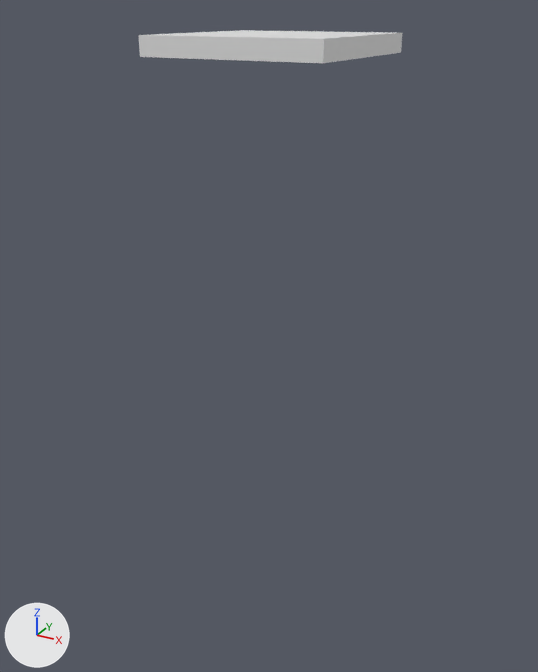
Renders of the Blender file MapObjects/Trapdoor/Trapdoor.blend from each side of a commit.
Camera for both pictures: a 50 mm lens placed at (3.92, -7.3, -0.76), pointed at (-0.07, -0.04, -4.39). The lights are fixed; the arrows at lower left show +X, +Y and +Z. The older version comes first.

In view in the first picture: 'Left', 'Right'.
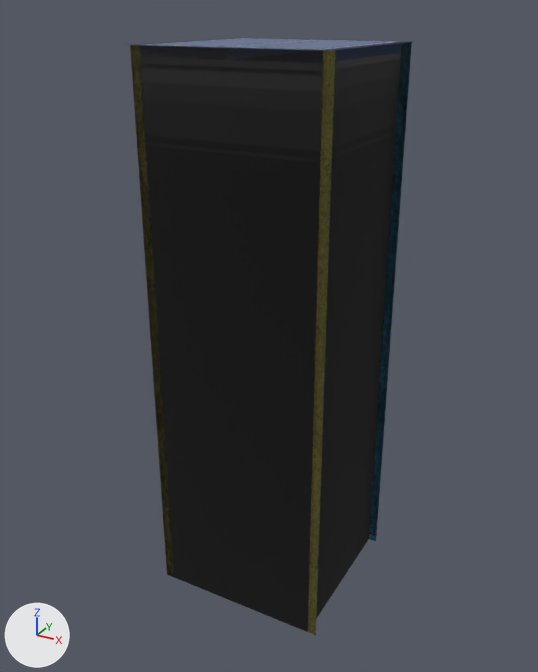
The newer file is also rescaled (x0.9), turned or shifted as a whole; pictures and numbers use the older file's frame.

Scene script edits in JSON lines:
```json
{"op": "add", "block": "img_image_0", "code": ["img_image_0 = load_image('Image_0', '_unpacked/Image_0', 512, 512, 'sRGB')"]}
{"op": "add", "block": "mat_material_0", "code": ["mat_material_0 = bpy.data.materials.new('Material_0')", "# uses the picture img_image_0"]}
{"block": "me_cube", "where": "# used by ob_left; location = (-0.5, 0.0, -1.1); scale = (0.5, 1.0, 0.1)"}
{"op": "remove", "block": "me_cube", "code": "me_cube.from_pydata(...)  # 8 vertices, 6 faces; spans x -1.0..1.0, y -1.0..1.0, z -1.0..1.0"}
{"op": "remove", "block": "me_cube", "code": "me_cube.materials.append(mat_material)  # white #e7e7e7"}
{"op": "add", "block": "me_cube", "code": "me_cube.from_pydata(...)  # 24 vertices, 12 faces; spans x -1.0..1.0, y -1.0..1.0, z -1.0..0.11"}
{"block": "me_cube", "change": "me_cube part 1"}
{"block": "me_cube", "change": "4 vertices are removed from x -1.0..1.0, y -1.0..1.0, z 1.0"}
{"block": "me_cube", "change": "6 faces are deleted"}
{"block": "me_cube", "change": "15 vertices are added at x -1.0..1.0, y -1.0..1.0, z -1.0..0.11"}
{"block": "me_cube", "change": "5 new vertices lie (0.0, 2.0, 0.0) away from vertices in x -1.0..1.0, y -1.0, z -1.0..0.11"}
{"block": "me_cube", "change": "12 new faces join them"}
{"op": "add", "block": "me_cube", "code": "me_cube.materials.append(mat_material_0)"}
{"block": "me_cube_001", "where": "# used by ob_right; location = (0.5, 0.0, -1.1); scale = (0.5, 1.0, 0.1)"}
{"op": "remove", "block": "me_cube_001", "code": "me_cube_001.from_pydata(...)  # 8 vertices, 6 faces; spans x -1.0..1.0, y -1.0..1.0, z -1.0..1.0"}
{"op": "remove", "block": "me_cube_001", "code": "me_cube_001.materials.append(mat_material_001)  # white #e7e7e7"}
{"op": "add", "block": "me_cube_001", "code": "me_cube_001.from_pydata(...)  # 24 vertices, 12 faces; spans x -1.0..1.0, y -1.0..1.0, z -1.0..0.11"}
{"block": "me_cube_001", "change": "me_cube_001 part 2"}
{"block": "me_cube_001", "change": "4 vertices are removed from x -1.0..1.0, y -1.0..1.0, z 1.0"}
{"block": "me_cube_001", "change": "6 faces are deleted"}
{"block": "me_cube_001", "change": "15 vertices are added at x -1.0..1.0, y -1.0..1.0, z -1.0..0.11"}
{"block": "me_cube_001", "change": "5 new vertices lie (0.0, 2.0, 0.0) away from vertices in x -1.0..1.0, y -1.0, z -1.0..0.11"}
{"block": "me_cube_001", "change": "12 new faces join them"}
{"op": "add", "block": "me_cube_001", "code": "me_cube_001.materials.append(mat_material_0)"}
{"op": "add", "block": "me_mesh_2", "code": ["me_mesh_2 = bpy.data.meshes.new('Mesh_2')", "me_mesh_2.from_pydata(...)  # 96 vertices, 48 faces; spans x -1.0..1.0, y -1.0..1.0, z -7.0..-1.0", "me_mesh_2.materials.append(mat_material_0)"]}
{"op": "add", "block": "ob_pit", "code": ["ob_pit = bpy.data.objects.new('Pit', me_mesh_2)", "ob_pit.location = (0.0, 0.0, 0.02)", "ob_pit.scale = (1.11, 1.11, 1.11)"]}
```

Pixel boxes [x1, y1, x2, y2] of what changed, in the pictures (538 x 672 px):
```json
{"object": "Pit", "change": "added", "after": [130, 38, 415, 635]}
{"object": "Right", "change": "reshaped, recoloured", "before": [225, 31, 402, 63], "after": [226, 40, 402, 62], "on screen": "white to blue, 30% shorter"}
{"object": "Left", "change": "reshaped, recoloured", "before": [138, 30, 317, 60], "after": [139, 38, 316, 59], "on screen": "29% shorter"}
```
